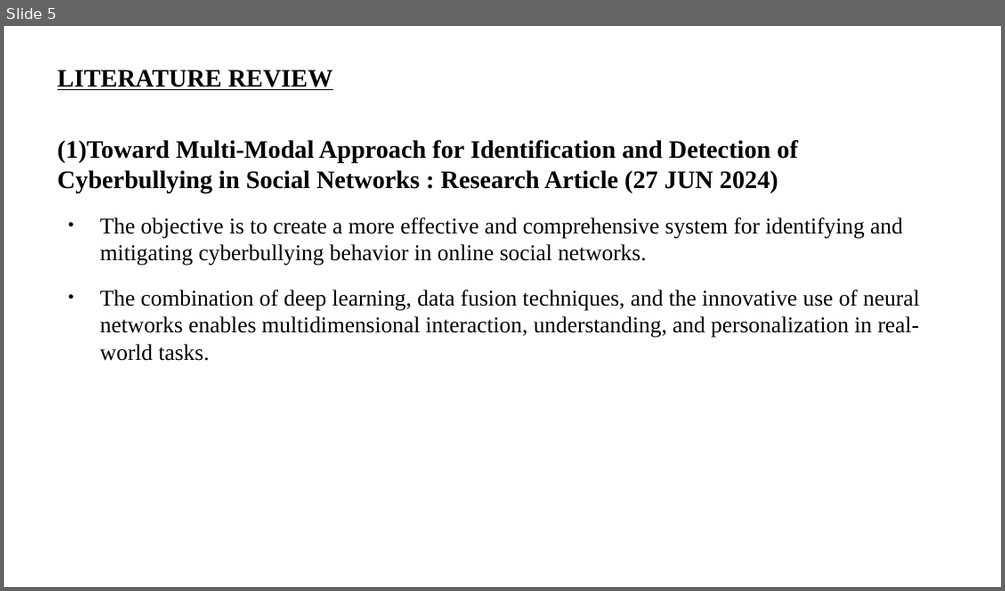
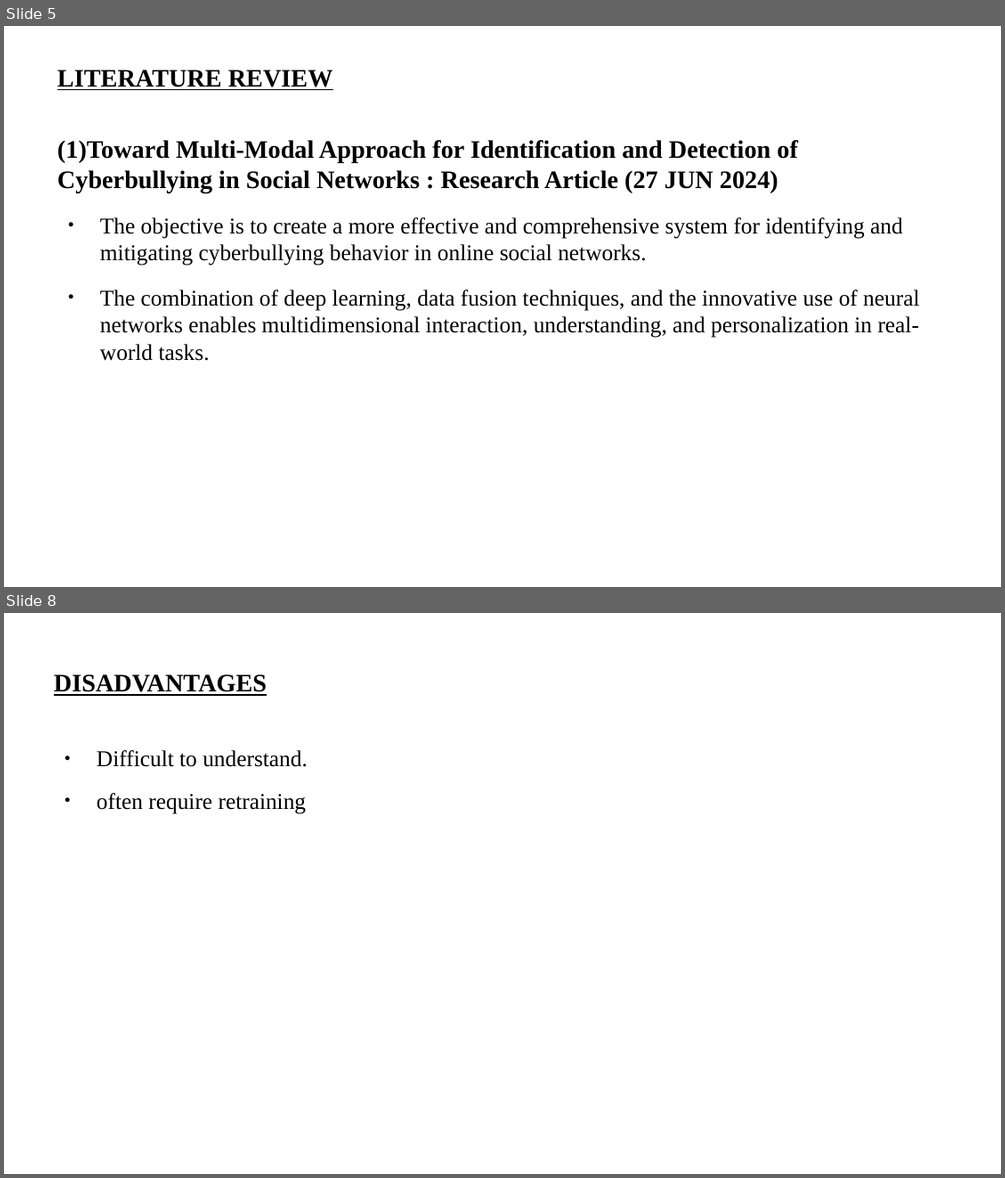
Before and after one commit to ihsanul1234/mini_project_ppt, a slide deck: 14.pptx. Shown one above the other, each under a label of ours: slide 5 before the commit, slides 5 and 8 after it; the slides between them are not shown. The pictures are 1005x591 and 1005x1178 pixels, drawn with LibreOffice and Linux fonts; fonts in the diff are those of the drawing. Boxes give left, top, right and bottom in pixels: in the first picture for what was removed or moved away, otherwise in the second. Text is boxed around its words. In the diff, an @@ line names an element or a change of style, - is before the commit and + after.

```diff
--- a/14.pptx
+++ b/14.pptx
@@ slide 8 added at box(4, 613, 1001, 1174), background #FFFFFF @@
@@ title added at box(54, 674, 267, 696), 20 pt, text #000000, bold, underline @@
+DISADVANTAGES
@@ text added at box(97, 750, 307, 813), 18 pt, text #000000 @@
+● Difficult to understand.
+● often require retraining
```
Also in this commit, not shown: 9 slides changed, 2 other slides added, 1 slide removed.
